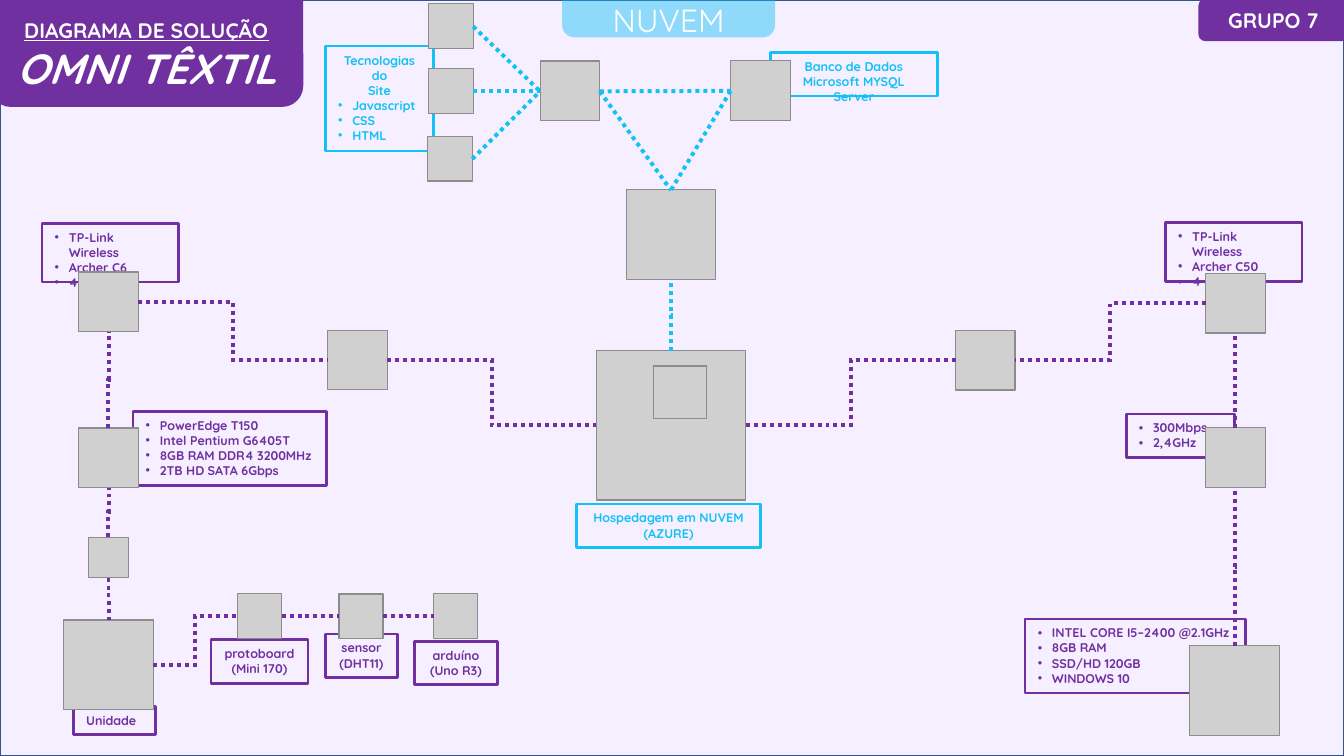
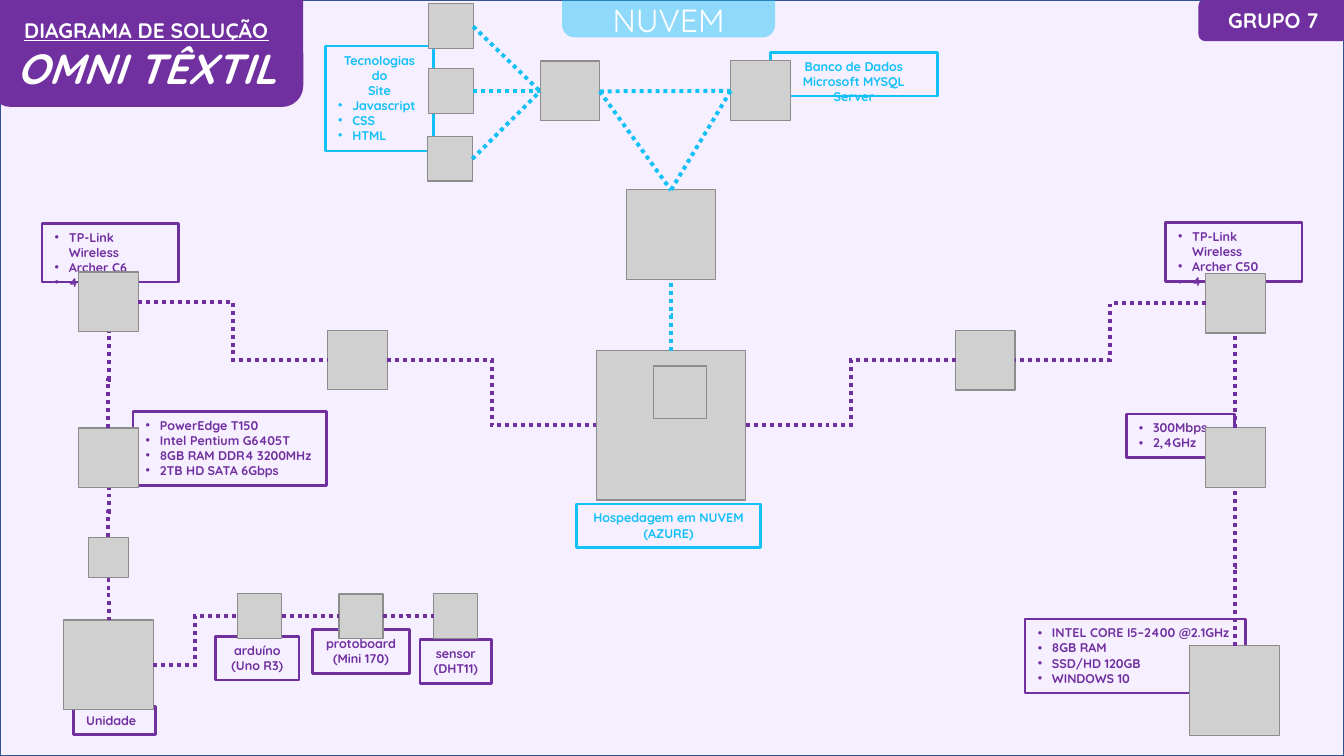
Before and after one commit to 0mni-Solutions/OmniTextil, a slide deck: slide 1 of DOCs de T.I/Diagrama_de_Solucao/Presentation.pptx. Drawn at 1344x756 pixels with LibreOffice and Linux fonts; fonts in the diff are those of the drawing; grey boxes stand for pictures. Boxes give left, top, right and bottom in pixels: in the first picture for what was removed or moved away, otherwise in the second. Text is boxed around its words. In the diff, an @@ line names an element or a change of style, - is before the commit and + after.

```diff
--- a/DOCs de T.I/Diagrama_de_Solucao/Presentation.pptx
+++ b/DOCs de T.I/Diagrama_de_Solucao/Presentation.pptx
@@ rectangle "arduíno": place and size @@
-rectangle "arduíno" at (415, 641, 498, 685)
+rectangle "arduíno" at (216, 636, 300, 680)
@@ rectangle "protoboard": place and size @@
-rectangle "protoboard" at (211, 640, 308, 684)
+rectangle "protoboard" at (312, 630, 410, 673)
@@ rectangle "sensor": place and size @@
-rectangle "sensor" at (325, 634, 397, 677)
+rectangle "sensor" at (420, 640, 492, 684)
```
Also in this commit, not shown: 12 other files.
